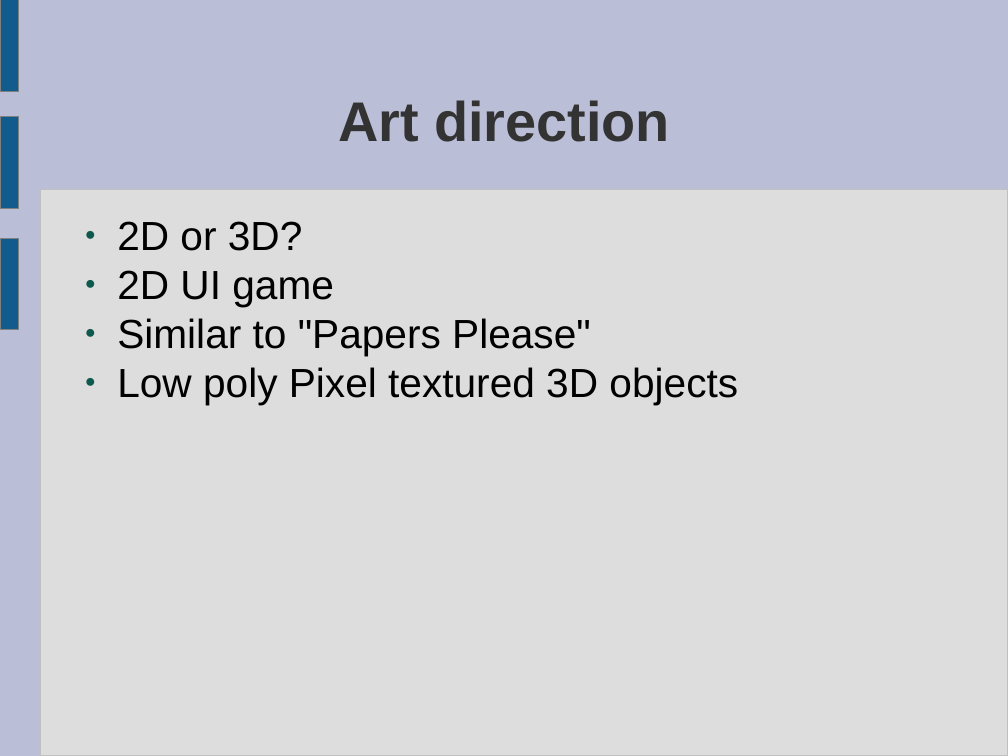
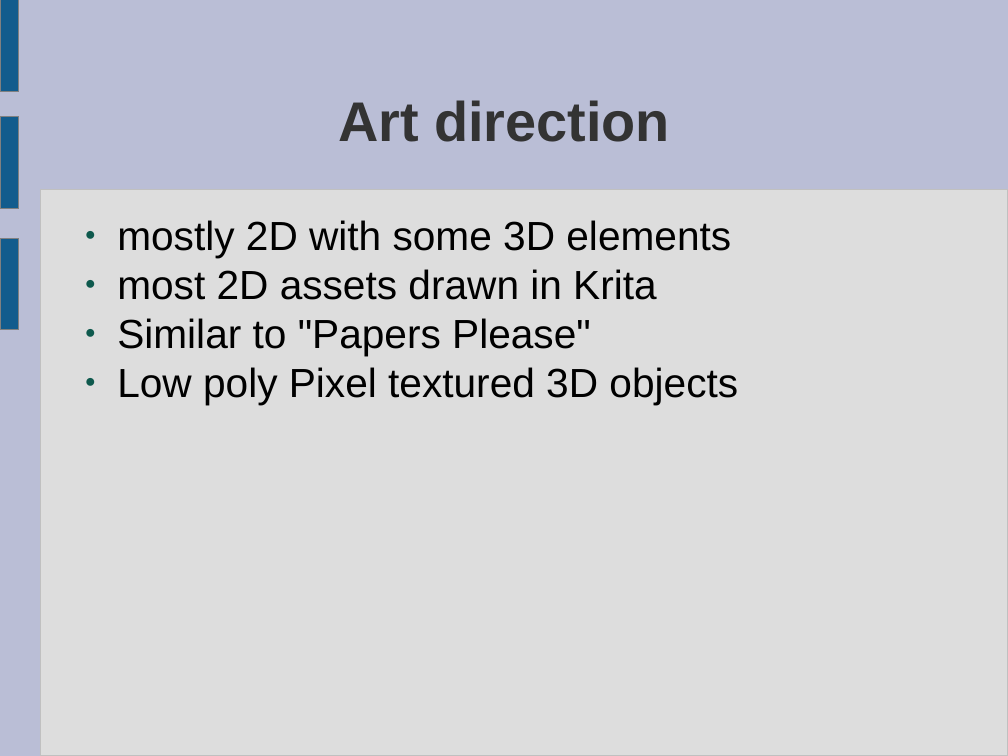
Before and after one commit to ktosox/JingleGameJam2024, a slide deck: slide 3 of GDD.odp. Drawn at 1008x756 pixels with LibreOffice and Linux fonts; fonts in the diff are those of the drawing. Boxes give left, top, right and bottom in pixels: in the first picture for what was removed or moved away, otherwise in the second. Text is boxed around its words. In the diff, an @@ line names an element or a change of style, - is before the commit and + after.

```diff
--- a/GDD.odp
+++ b/GDD.odp
@@ text at box(117, 220, 731, 300): text changed @@
-● 2D or 3D?
-● 2D UI game
+● mostly 2D with some 3D elements
+● most 2D assets drawn in Krita
```
Also in this commit, not shown: 11 other slides changed, 2 slides added, 11 other files.
